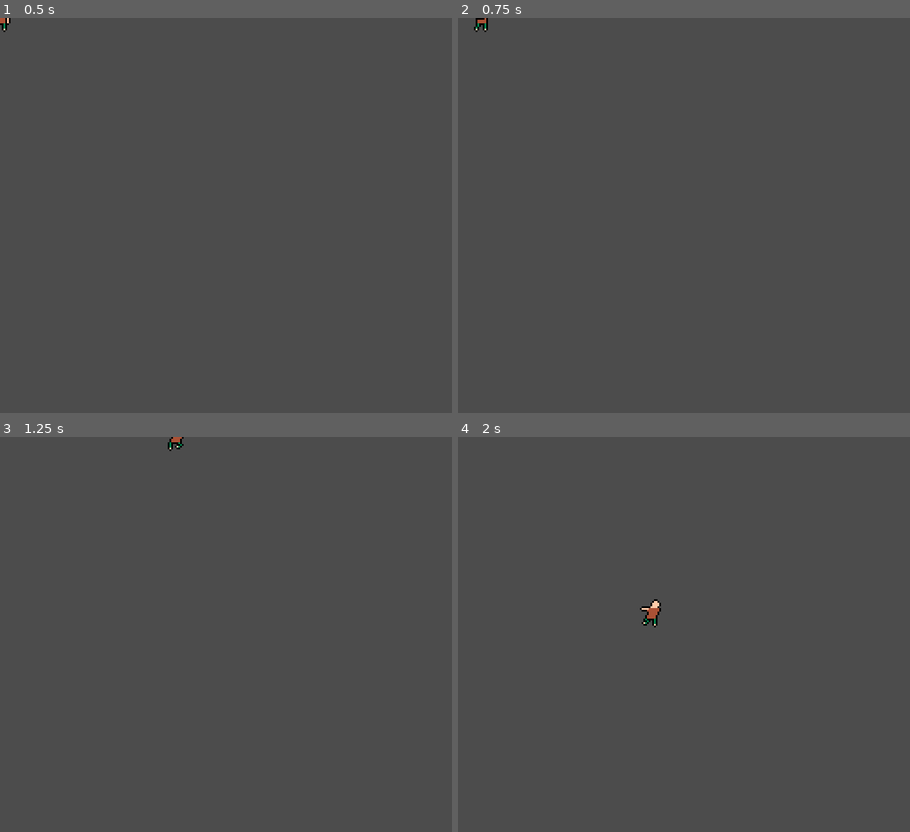
Above: before the commit, frames 1-4 (two rows, left to right).
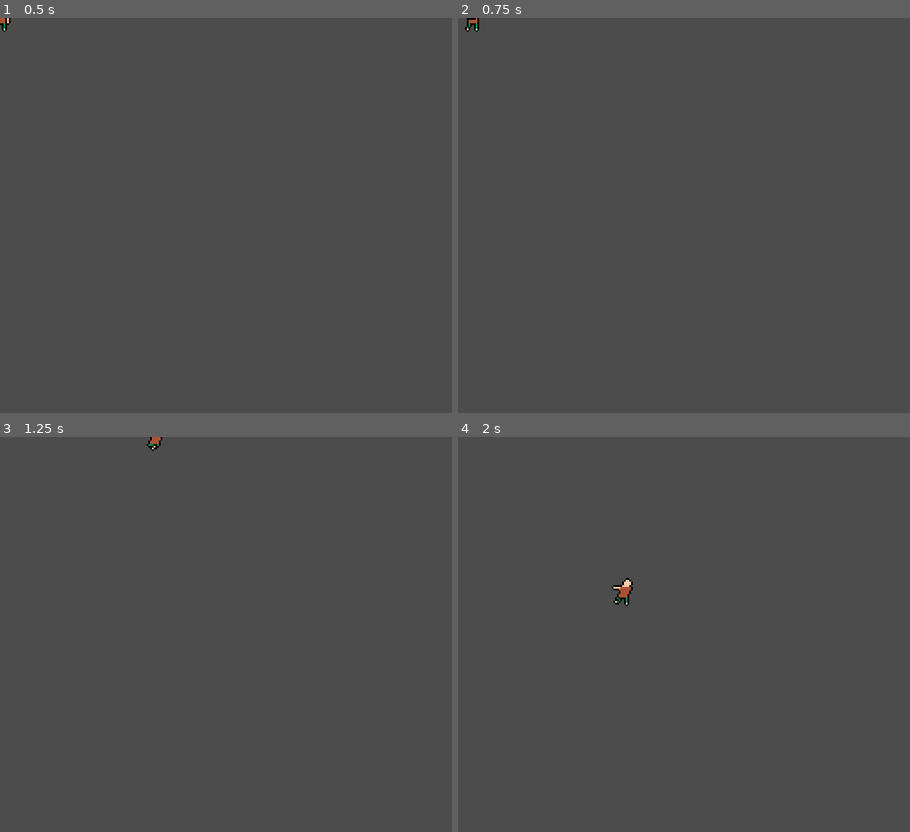
Above: after the commit, the same moments.

Repository: Gidaio/retro-8-bit-game-jam
Game: Godot game, scene res://scenes/player.tscn
Same seed, same stepped clock (60 frames per second), same inputs: the game is played once before the commit and once after it.
Inputs:
- Up to frame 1 (0.5 s): no input
- Up to frame 2 (0.75 s): tap Enter at 0.5 s; hold Right (right) from 0.53 s (still down); tap Z (attack) at 0.6 s
- Up to frame 3 (1.25 s): keep holding Right (right); tap X (dash, bound only after the commit) at 0.8 s
- Up to frame 4 (2 s): release Right (right) at 1.28 s; hold Down (down) from 1.28 s (still down); tap X (dash, bound only after the commit) at 1.35 s; tap Z (attack) at 1.55 s

Frame 1 is identical in both runs. In frame 2, 0.1% of the frame differs, in the area x 1-7%, y 0-4%; in frame 3, 0.2%; in frame 4, 0.4%, in the area x 33-45%, y 35-49%.

Commit message:
added dashing

Diff:
--- a/project.godot
+++ b/project.godot
@@ -51,6 +51,11 @@
 "events": [ Object(InputEventKey,"resource_local_to_scene":false,"resource_name":"","device":0,"alt":false,"shift":false,"control":false,"meta":false,"command":false,"pressed":false,"scancode":90,"unicode":0,"echo":false,"script":null)
  ]
 }
+dash={
+"deadzone": 0.5,
+"events": [ Object(InputEventKey,"resource_local_to_scene":false,"resource_name":"","device":0,"alt":false,"shift":false,"control":false,"meta":false,"command":false,"pressed":false,"scancode":88,"unicode":0,"echo":false,"script":null)
+ ]
+}
 
 [rendering]
 
--- a/scenes/player.gd
+++ b/scenes/player.gd
@@ -1,16 +1,30 @@
 extends KinematicBody2D
 
 export (int) var speed = 120
+export (int) var dash_speed = 300
+export (float) var dash_length = 0.2
 var velocity = Vector2()
 var sprite_direction = "right"
 var attacking = false
+var dashing = false
+var dash_timer = 0
 
 
+func occupied():
+	return attacking or dashing
+
 func handle_attacking():
-	if Input.is_action_just_pressed("attack") and !attacking:
+	if Input.is_action_just_pressed("attack") and !occupied():
 		attacking = true
 		$AnimationPlayer.play("attack")
 		var _error = $AnimationPlayer.connect("animation_finished", self, "_on_AnimationPlayer_animation_finished", [], CONNECT_ONESHOT)
+
+func handle_dashing():
+	if Input.is_action_just_pressed("dash") and !occupied():
+		dashing = true
+		$AnimationPlayer.stop()
+		$Sprite.frame = 4
+		dash_timer = dash_length
 
 func get_input():
 	velocity = Vector2()
@@ -22,7 +36,7 @@
 		velocity.x -= 1
 	if Input.is_action_pressed("down"):
 		velocity.y += 1
-	velocity = velocity.normalized() * speed
+	velocity = velocity.normalized()
 
 	return velocity
 
@@ -42,11 +56,19 @@
 		animation_player.stop()
 		sprite.frame = 0
 
-func _physics_process(_delta):
+func _physics_process(delta):
+	if dashing:
+		dash_timer -= delta
+		if dash_timer <= 0:
+			dashing = false
+
 	handle_attacking()
-	if !attacking:
+	handle_dashing()
+	if dashing:
+		velocity = move_and_slide(velocity.normalized() * dash_speed)
+	elif !occupied():
 		get_input()
-		velocity = move_and_slide(velocity)
+		velocity = move_and_slide(velocity * speed)
 		handle_sprite()
 
 func _on_AnimationPlayer_animation_finished(anim_name):
--- a/scenes/player.tscn
+++ b/scenes/player.tscn
@@ -58,7 +58,8 @@
 
 [node name="KinematicBody2D" type="KinematicBody2D"]
 script = ExtResource( 2 )
-speed = 200
+dash_speed = 400
+dash_length = 0.1
 
 [node name="CollisionShape2D" type="CollisionShape2D" parent="."]
 shape = SubResource( 1 )
@@ -67,7 +68,7 @@
 texture = ExtResource( 1 )
 vframes = 3
 hframes = 4
-frame = 8
+frame = 4
 
 [node name="AnimationPlayer" type="AnimationPlayer" parent="."]
 anims/attack = SubResource( 4 )
